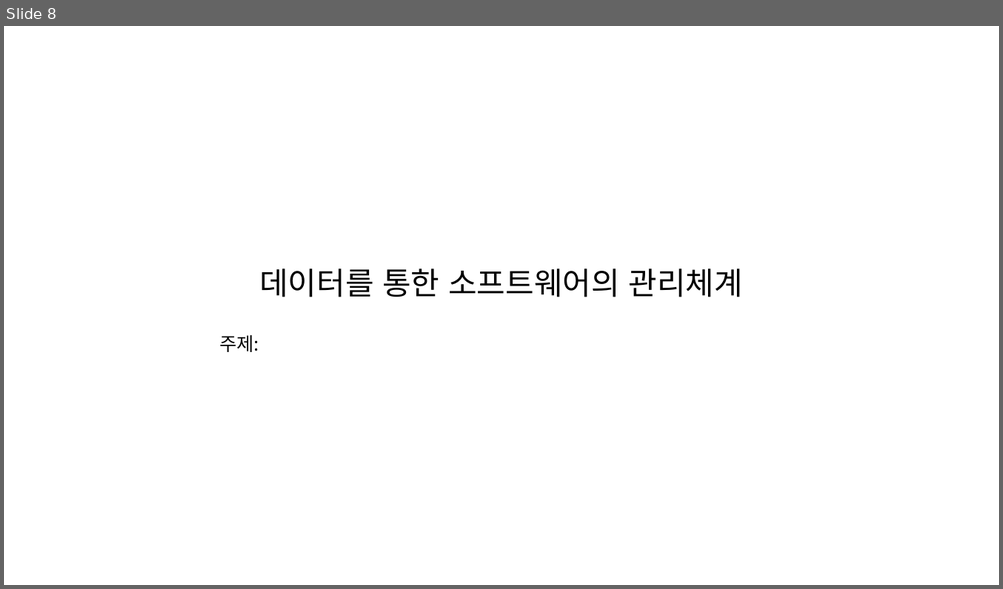
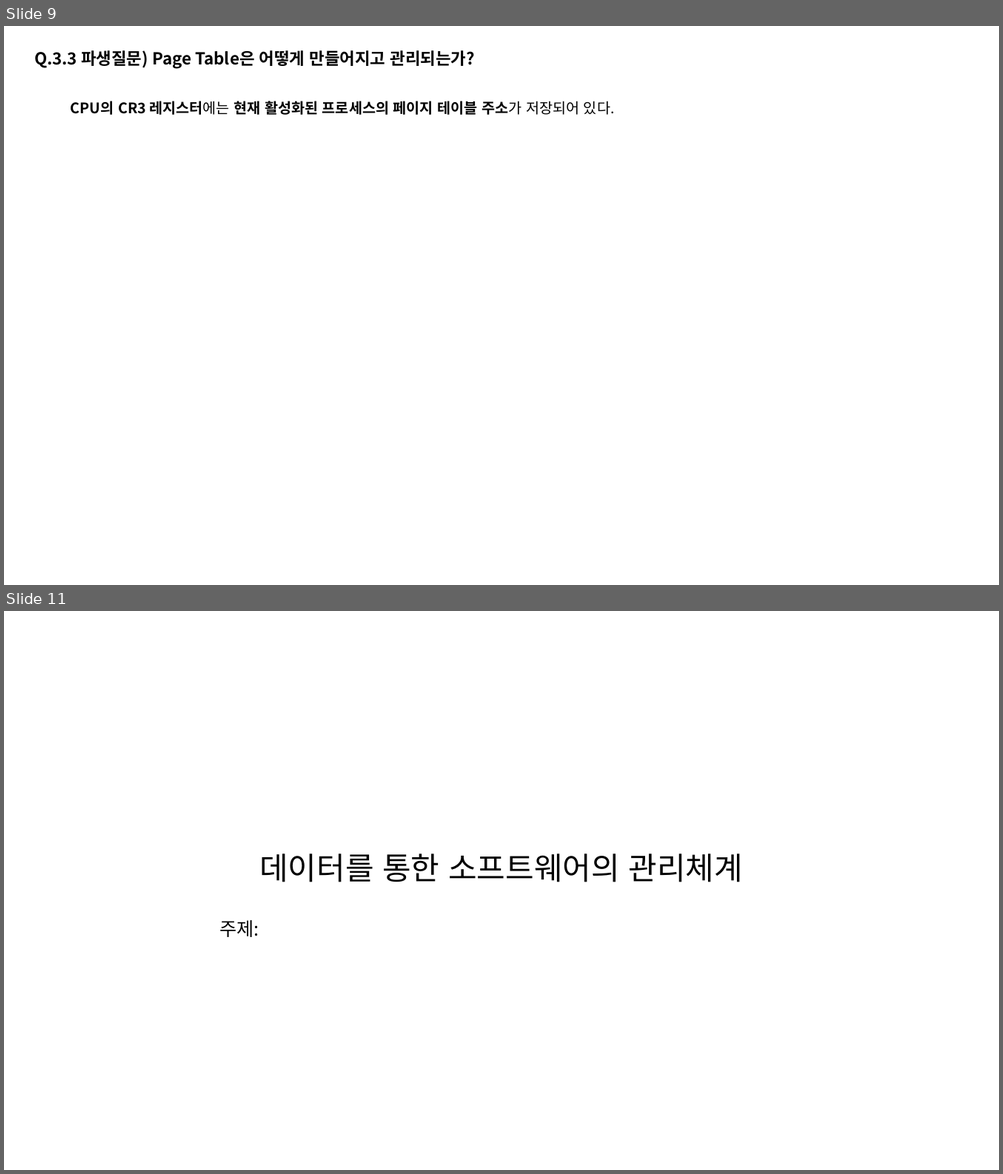
Before and after one commit to taehyuklee/C-CppStudy, a slide deck: CSwithC/CS-explanation.pptx. Shown one above the other, each under a label of ours: slide 8 before the commit, slides 9 and 11 after it; the slides between them are not shown. The pictures are 1003x589 and 1003x1174 pixels, drawn with LibreOffice and Linux fonts; fonts in the diff are those of the drawing. Boxes give left, top, right and bottom in pixels: in the first picture for what was removed or moved away, otherwise in the second. Text is boxed around its words. In the diff, an @@ line names an element or a change of style, - is before the commit and + after.

```diff
--- a/CSwithC/CS-explanation.pptx
+++ b/CSwithC/CS-explanation.pptx
@@ slide 9 added at <box>4,26,999,585</box>, background #FFFFFF @@
@@ text added at <box>34,50,475,69</box>, 16 pt, text #000000, bold @@
+Q.3.3 파생질문) Page Table은 어떻게 만들어지고 관리되는가?
@@ text added at <box>71,101,614,115</box>, 14 pt, text #000000, bold @@
+CPU의 CR3 레지스터에는 현재 활성화된 프로세스의 페이지 테이블 주소가 저장되어 있다.
@@ what was slide 8 is now slide 11 @@
```
Also in this commit, not shown: 2 slides changed, 2 other slides added.
